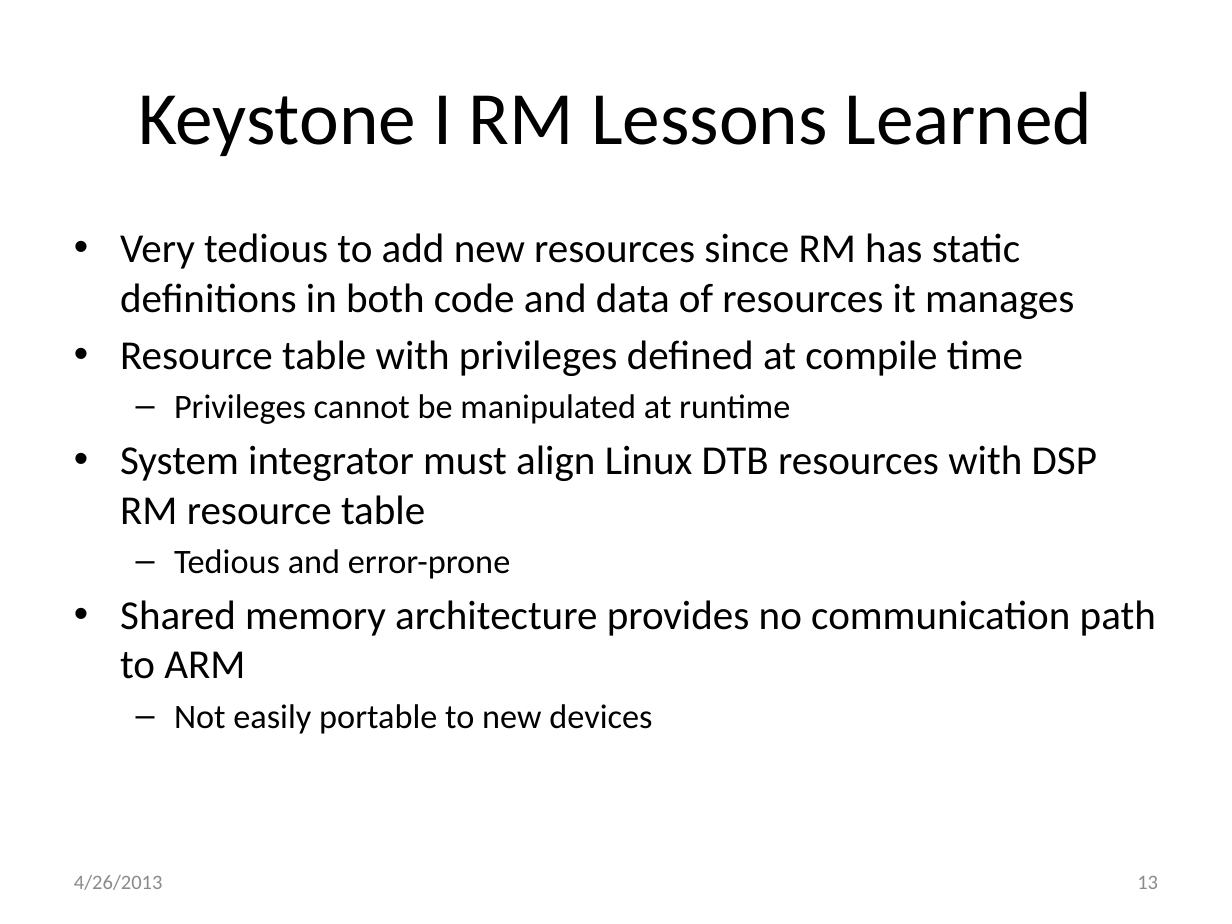
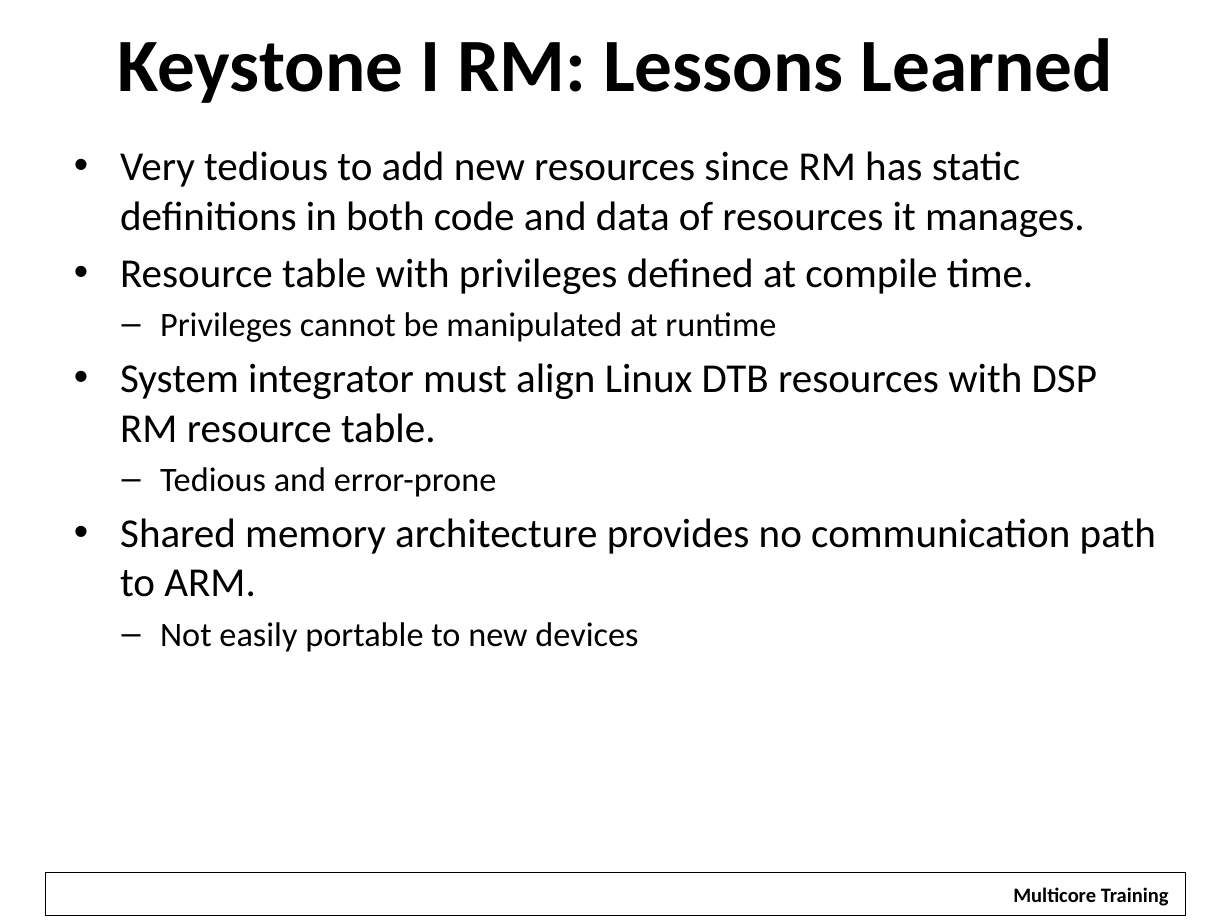
Before and after one commit to hari1989/keystone-workshop, a slide deck: slide 13 of preliminary/Working/presentations/KeyStone Peripherals Usage.pptx. Drawn at 1232x924 pixels with LibreOffice and Linux fonts; fonts in the diff are those of the drawing; background and template pictures are left out. Boxes give left, top, right and bottom in pixels: in the first picture for what was removed or moved away, otherwise in the second. Text is boxed around its words. In the diff, an @@ line names an element or a change of style, - is before the commit and + after.

```diff
--- a/preliminary/Working/presentations/KeyStone Peripherals Usage.pptx
+++ b/preliminary/Working/presentations/KeyStone Peripherals Usage.pptx
@@ title at <box>118,38,1113,103</box>: text changed; bold on @@
-Keystone I RM Lessons Learned
+Keystone I RM: Lessons Learned
@@ text "Very tedious to add new ...": place and size @@
-text "Very tedious to add new ..." at <box>120,233,1156,734</box>
+text "Very tedious to add new ..." at <box>120,151,1156,652</box>
@@ text at <box>120,151,1085,294</box>: text changed @@
-• Very tedious to add new resources since RM has static definitions in both code and data of resources it manages
-• Resource table with privileges defined at compile time
+• Very tedious to add new resources since RM has static definitions in both code and data of resources it manages.
+• Resource table with privileges defined at compile time.
@@ text at <box>160,312,776,652</box>: indent changed @@
@@ text at <box>120,363,1097,443</box>: text changed @@
-• System integrator must align Linux DTB resources with DSP RM resource table
+• System integrator must align Linux DTB resources with DSP RM resource table.
@@ text at <box>120,518,1156,597</box>: text changed @@
-• Shared memory architecture provides no communication path to ARM
+• Shared memory architecture provides no communication path to ARM.
@@ rectangle added at <box>46,872,1186,915</box>, outline #000000 0.75 pt @@
@@ text removed at <box>74,875,163,890</box> @@
-4/26/2013
@@ rectangle added at <box>999,876,1181,913</box>, fill #FFFFFF, 12 pt, text #000000, bold @@
+Multicore Training
@@ page number removed at <box>1137,876,1158,889</box> @@
-13
```
Also in this commit, not shown: 83 other slides changed, 8 slides added, 5 slides removed.
